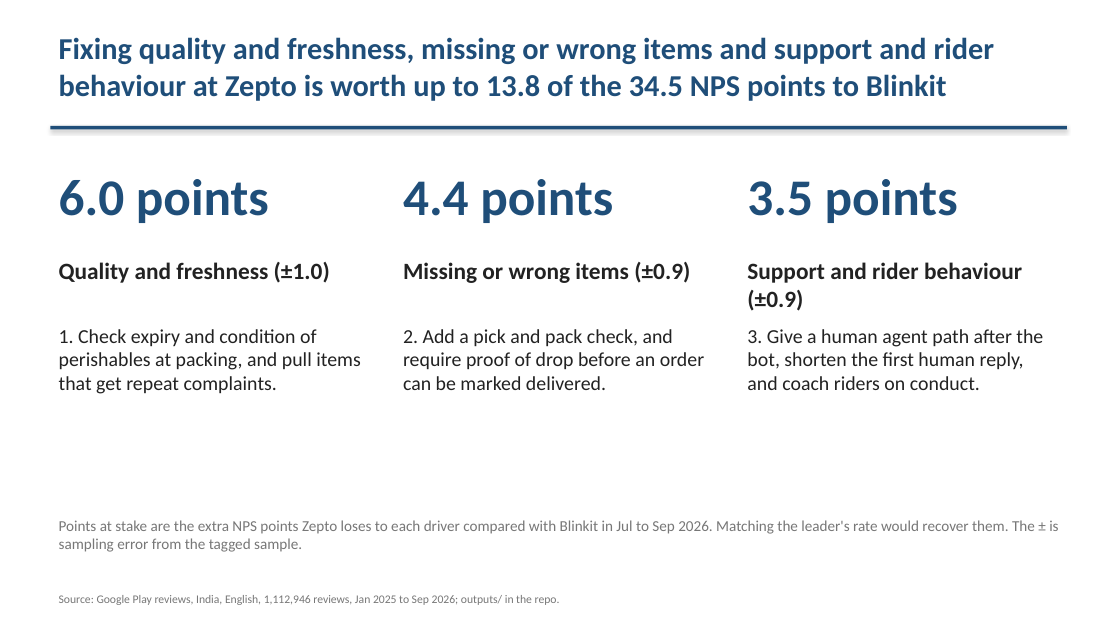
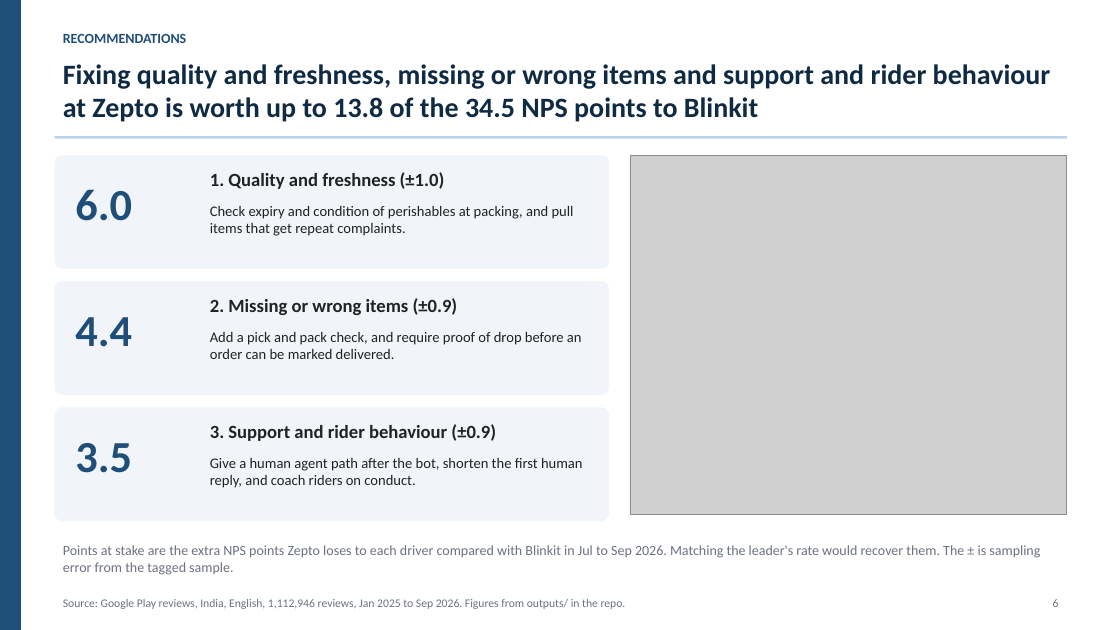
Before and after one commit to kaasyapv/Quick-Commerce-NPS-Benchmark-from-App-Reviews, a slide deck: slide 6 of deck/qcom_nps.pptx (slide 5 before the commit). Drawn at 1120x630 pixels with LibreOffice and Linux fonts; fonts in the diff are those of the drawing; grey boxes stand for pictures. Boxes give left, top, right and bottom in pixels: in the first picture for what was removed or moved away, otherwise in the second. Text is boxed around its words. In the diff, an @@ line names an element or a change of style, - is before the commit and + after.

```diff
--- a/deck/qcom_nps.pptx
+++ b/deck/qcom_nps.pptx
@@ rectangle added at (0,0,21,630), fill #1F4E79 @@
@@ text "Fixing quality and freshness, missing ...": place and size @@
-text "Fixing quality and freshness, missing ..." at (59,37,994,101)
+text "Fixing quality and freshness, missing ..." at (63,64,1051,122)
@@ text "Fixing quality and freshness, missing ..." at (63,64,1051,122): size 26 to 24 pt, text colour #1F4E79 to #0F2A43; less space between paragraphs @@
@@ text added at (63,34,186,43), 12 pt, text #1F4E79, bold @@
+RECOMMENDATIONS
@@ rectangle: place and size @@
-rectangle at (50,126,1067,129)
+rectangle at (55,136,1067,139)
@@ rectangle at (55,136,1067,139): fill #1F4E79 to #BBD3EA; shadow off @@
@@ rounded rectangle added at (55,155,609,269), fill #F1F5F9 @@
@@ text at (210,172,445,189): text changed; size 20 to 16 pt @@
-Quality and freshness (±1.0)
+1. Quality and freshness (±1.0)
@@ picture added at (630,155,1067,514) @@
@@ text at (75,189,132,221): text changed; size 44 to 38 pt @@
-6.0 points
+6.0
@@ text at (210,206,574,236): text changed; size 17 to 12.5 pt @@
-1. Check expiry and condition of perishables at packing, and pull items that get repeat complaints.
+Check expiry and condition of perishables at packing, and pull items that get repeat complaints.
@@ rounded rectangle added at (55,281,609,395), fill #F1F5F9 @@
@@ text at (210,298,458,315): text changed; size 20 to 16 pt @@
-Missing or wrong items (±0.9)
+2. Missing or wrong items (±0.9)
@@ text at (75,317,132,347): text changed; size 44 to 38 pt @@
-4.4 points
+4.4
@@ text at (210,332,582,359): text changed; size 17 to 12.5 pt @@
-2. Add a pick and pack check, and require proof of drop before an order can be marked delivered.
+Add a pick and pack check, and require proof of drop before an order can be marked delivered.
@@ rounded rectangle added at (55,408,609,521), fill #F1F5F9 @@
@@ text at (75,443,132,473): text changed; size 44 to 38 pt @@
-3.5 points
+3.5
@@ text at (210,424,496,441): text changed; size 20 to 16 pt @@
-Support and rider behaviour (±0.9)
+3. Support and rider behaviour (±0.9)
@@ text at (210,458,583,488): text changed; size 17 to 12.5 pt @@
-3. Give a human agent path after the bot, shorten the first human reply, and coach riders on conduct.
+Give a human agent path after the bot, shorten the first human reply, and coach riders on conduct.
@@ text "Points at stake are the ...": place and size @@
-text "Points at stake are the ..." at (59,520,1058,552)
+text "Points at stake are the ..." at (63,545,1040,575)
@@ text "Points at stake are the ..." at (63,545,1040,575): size 13 to 12 pt, text colour #777777 to #6B7280; less space between paragraphs @@
@@ text at (63,599,626,609): text changed; text colour #777777 to #6B7280 @@
-Source: Google Play reviews, India, English, 1,112,946 reviews, Jan 2025 to Sep 2026; outputs/ in the repo.
+Source: Google Play reviews, India, English, 1,112,946 reviews, Jan 2025 to Sep 2026. Figures from outputs/ in the repo.
@@ text added at (1053,599,1059,607), 10 pt, text #6B7280 @@
+6
```
Also in this commit, not shown: 4 other slides changed, 2 slides added, 1 slide removed, 2 other files.
